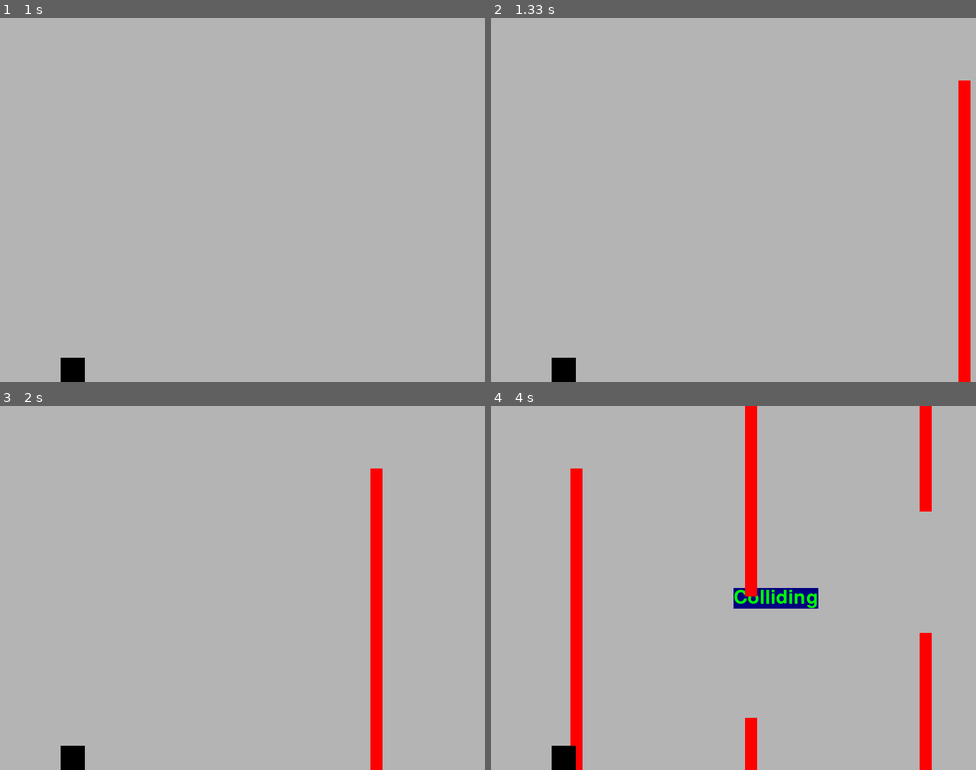
Above: before the commit, frames 1-4 (two rows, left to right).
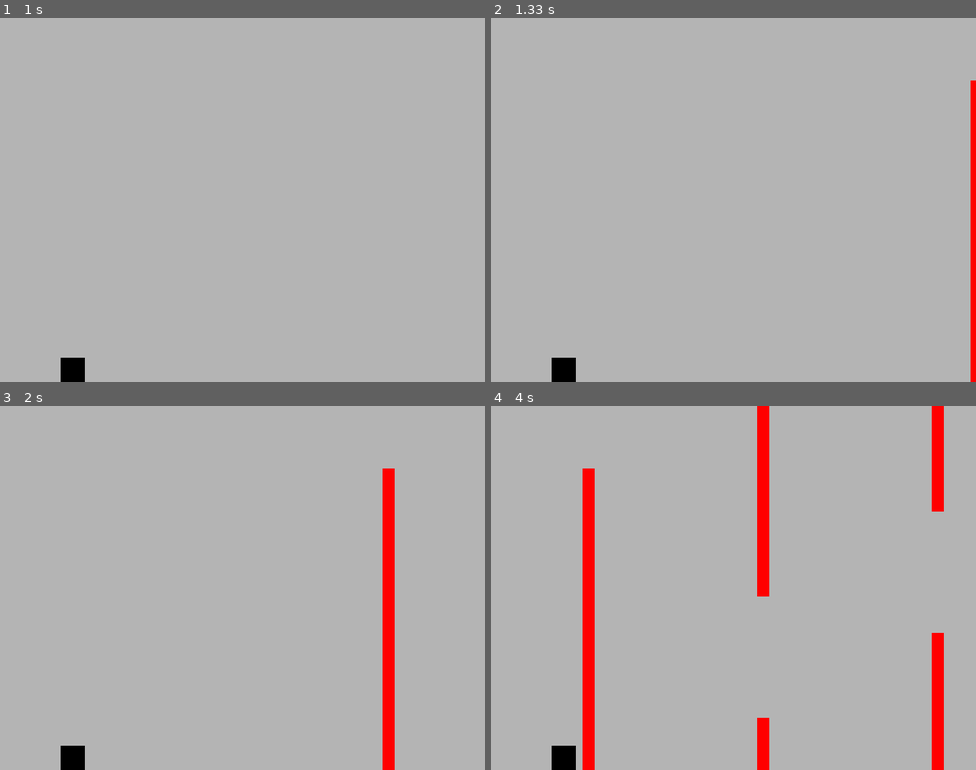
Above: after the commit, the same moments.

Repository: rodolfofrainer/pytorchPygameAI
Game: pygame game, started from main.py
Same seed, same stepped clock (60 frames per second), same inputs: the game is played once before the commit and once after it.
Inputs:
- Up to frame 1 (1 s): tap Space at 0.33 s
- Up to frame 2 (1.33 s): no input
- Up to frame 3 (2 s): no input
- Up to frame 4 (4 s): no input

Frame 1 is identical in both runs. In frame 2, 3.0% of the frame differs, in the area x 96-100%, y 17-100%; in frame 3, 4.1%; in frame 4, 12%, in the area x 16-94%, y 0-100%.

Commit message:
fix excessive player velocity

Diff:
--- a/constants.py
+++ b/constants.py
@@ -7,3 +7,4 @@
 # Constants for gravity and player movement
 GRAVITY_CONST = 9.8
 PLAYER_ACCELERATION = 1000
+PLAYER_MAX_VELOCITY = 500
--- a/main.py
+++ b/main.py
@@ -51,12 +51,19 @@
     else:
         player_acceleration = PLAYER_ACCELERATION
 
+    # Update player velocity using acceleration
     player.velocity += player_acceleration * dt
 
     # Apply velocity cap to player's movement
-    max_velocity = PLAYER_ACCELERATION
-    player.velocity = max(-max_velocity, min(player.velocity, max_velocity))
+    max_velocity = PLAYER_MAX_VELOCITY
+    min_velocity = -PLAYER_MAX_VELOCITY
 
+    if player.velocity > max_velocity:
+        player.velocity = max_velocity
+    elif player.velocity < min_velocity:
+        player.velocity = min_velocity
+
+    # Update player position using velocity
     player.y += player.velocity * dt
 
     # Apply gravity to the player's velocity
@@ -72,7 +79,7 @@
     # Create obstacle at a precise timing
     if obstacle_interval_counter >= obstacle_interval:
         new_obstacle = Obstacle(
-            x=SCREEN_WIDTH + 5, y=randint(80, SCREEN_HEIGHT), height=SCREEN_HEIGHT)
+            x=SCREEN_WIDTH+20 + 5, y=randint(80, SCREEN_HEIGHT), height=SCREEN_HEIGHT)
         obstacles_list.append(new_obstacle)
 
         # Create a mirror obstacle with a 200-pixel window
